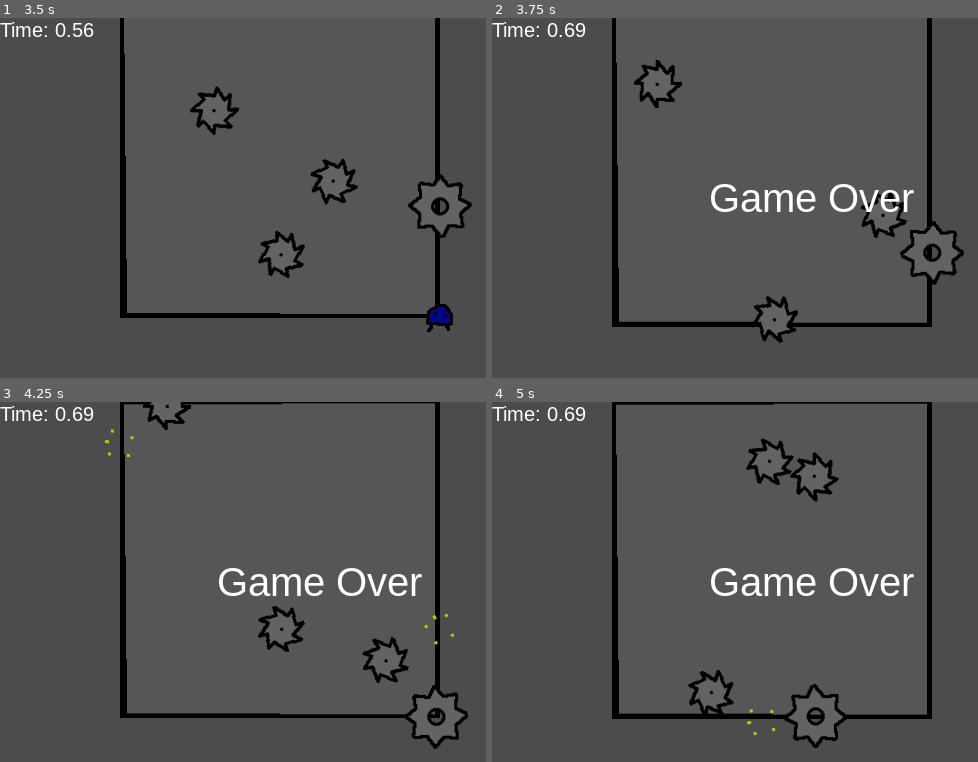
Above: before the commit, frames 1-4 (two rows, left to right).
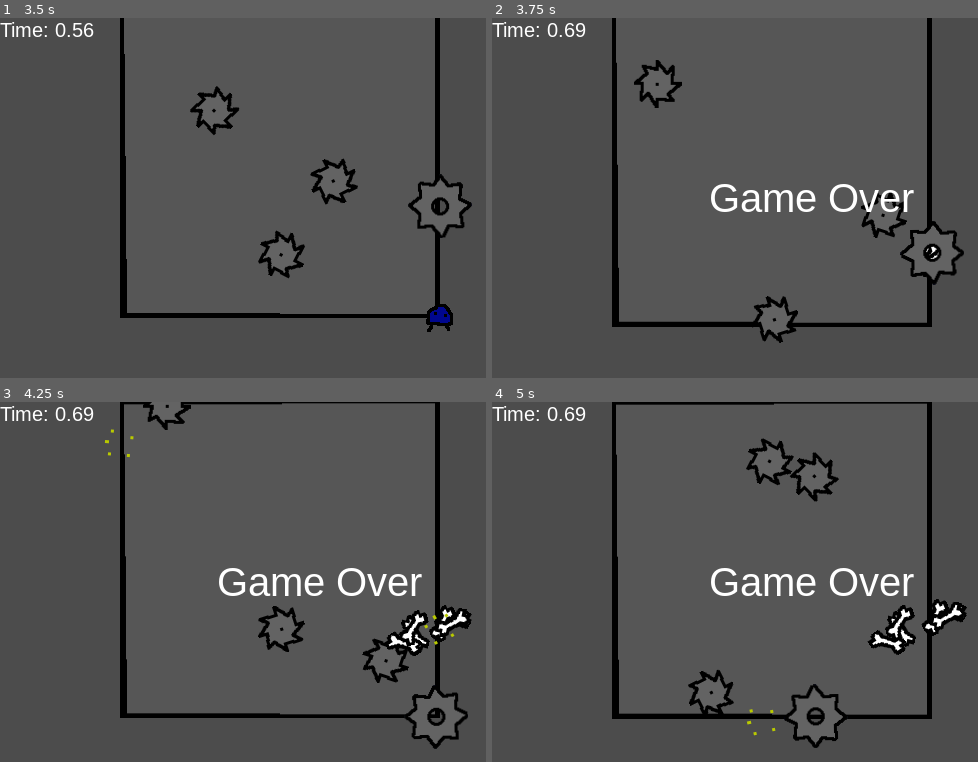
Above: after the commit, the same moments.

Repository: dulsi/SimpleDiscRoom
Game: Godot game, scene res://Main.tscn
The game is run twice, just before and just after one commit, with the same random seed, the same clock (stepped at 60 frames per second) and the same inputs.
Inputs:
- Up to frame 1 (3.5 s): click "Start" at 0.5 s; hold Right (ui_right) 1.28-2.03 s; hold Down (ui_down) 2.03-2.78 s; hold Right (ui_right) from 2.78 s (still down)
- Up to frame 2 (3.75 s): release Right (ui_right) at 3.53 s; hold Up (ui_up) from 3.53 s (still down)
- Up to frame 3 (4.25 s): keep holding Up (ui_up)
- Up to frame 4 (5 s): release Up (ui_up) at 4.28 s; hold Left (ui_left) from 4.28 s (still down)

Frame 1 is identical in both runs. In frame 2, less than 0.1% of the frame differs, in the area x 88-93%, y 63-72%; in frame 3, 1.0%; in frame 4, 1.2%, in the area x 77-98%, y 54-71%.

Commit message:
Bones fly out on death.

Diff:
--- /dev/null
+++ b/Bone.tscn
@@ -0,0 +1,13 @@
+[gd_scene load_steps=2 format=2]
+
+[ext_resource path="res://art/bone.png" type="Texture" id=1]
+
+[node name="Bone" type="RigidBody2D"]
+gravity_scale = 0.0
+linear_damp = 3.0
+__meta__ = {
+"_edit_group_": true
+}
+
+[node name="Sprite" type="Sprite" parent="."]
+texture = ExtResource( 1 )
--- a/Main.gd
+++ b/Main.gd
@@ -12,6 +12,13 @@
 	$ScoreTimer.stop()
 	$MobTimer.stop()
 	$HUD.show_game_over()
+	for i in range(1, 7, 1):
+		var bone = preload("res://Bone.tscn").instance()
+		$Discs.add_child(bone)
+		bone.position = $Player.position
+		bone.get_node("Sprite").rotation += rand_range(0, 3.14 * 2)
+		bone.linear_velocity = Vector2(rand_range(100, 150), 0)
+		bone.linear_velocity = bone.linear_velocity.rotated(rand_range(0, 2 * PI))
 
 func new_game():
 	score = 0.00
Binary file added: art/bone.png
Not shown, added: art/bone.png.import
